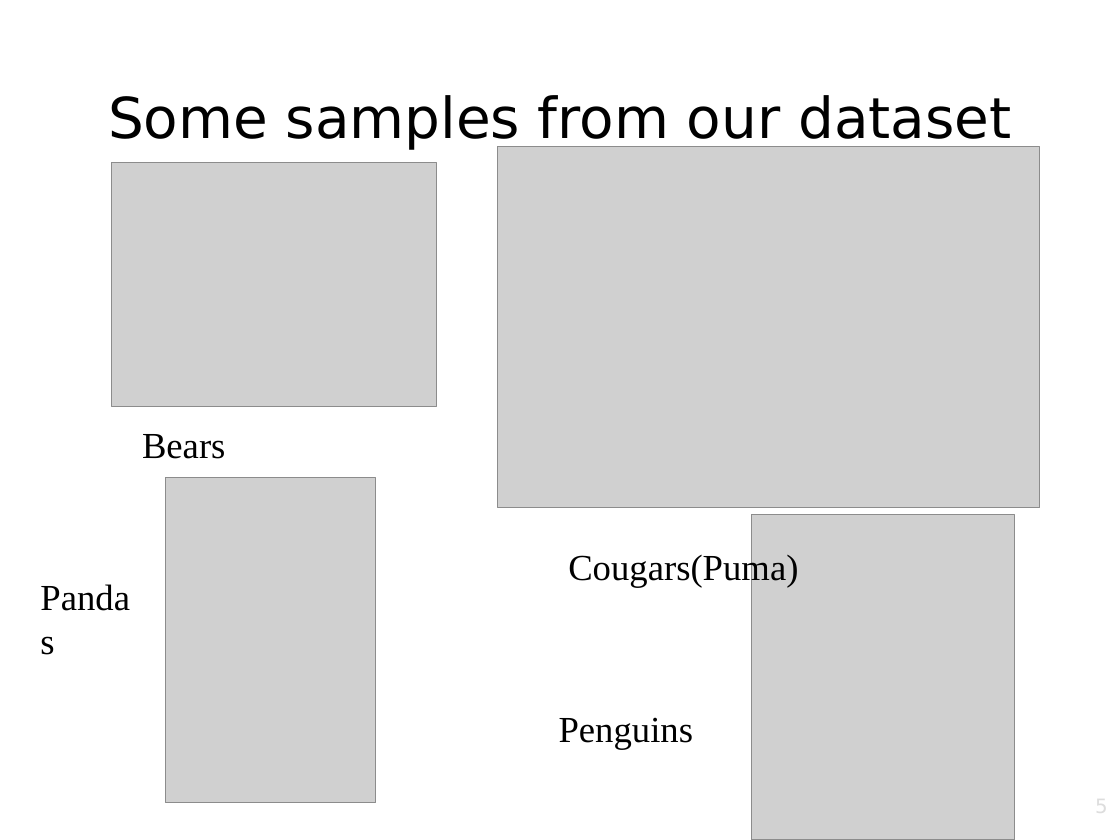
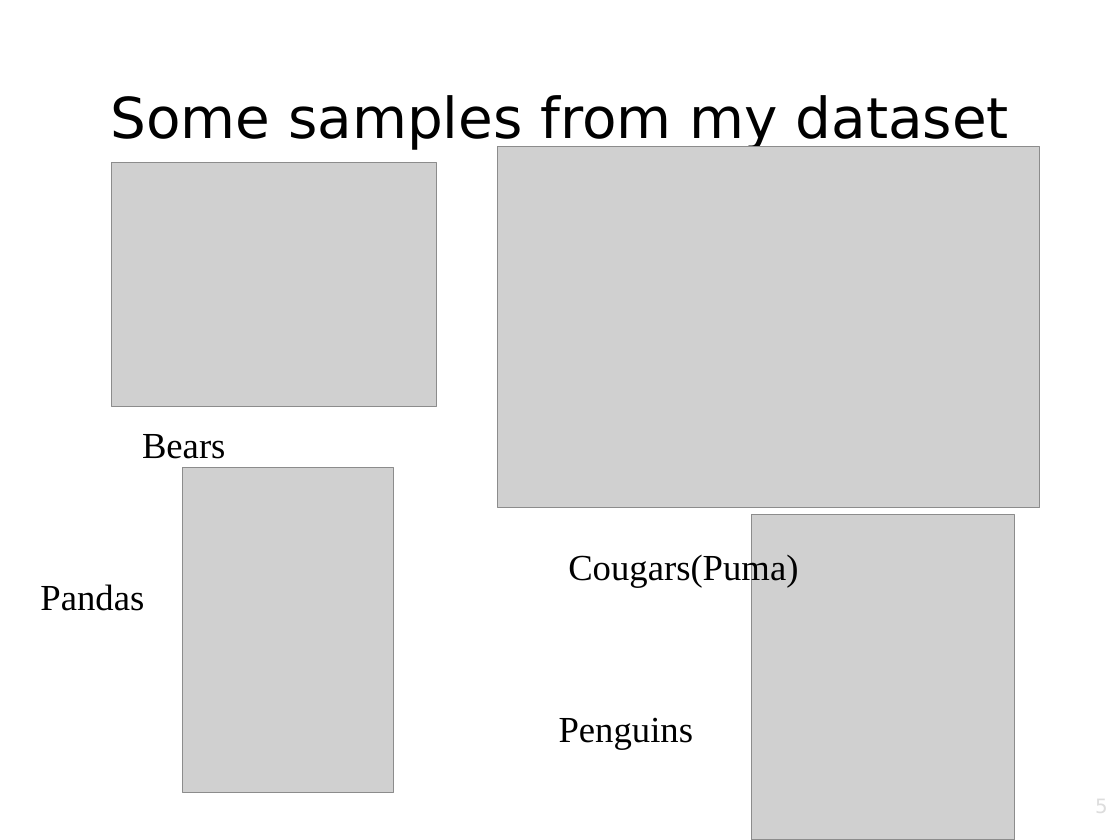
Before and after one commit to srknzl/cmpe462-project, a slide deck: slide 5 of Presentation.odp. Drawn at 1120x840 pixels with LibreOffice and Linux fonts; fonts in the diff are those of the drawing; grey boxes stand for pictures; background and template pictures are left out. Boxes give left, top, right and bottom in pixels: in the first picture for what was removed or moved away, otherwise in the second. Text is boxed around its words. In the diff, an @@ line names an element or a change of style, - is before the commit and + after.

```diff
--- a/Presentation.odp
+++ b/Presentation.odp
@@ title at [111,95,1009,150]: text changed @@
-Some samples from our dataset
+Some samples from my dataset
@@ picture: place and size @@
-picture at [166,478,376,803]
+picture at [183,468,393,793]
@@ text "Pandas" rewrapped from [30,569,142,661] to [40,584,144,611] @@
```
Also in this commit, not shown: 8 other slides changed, 6 slides added, 1 slide removed, 5 other files.
